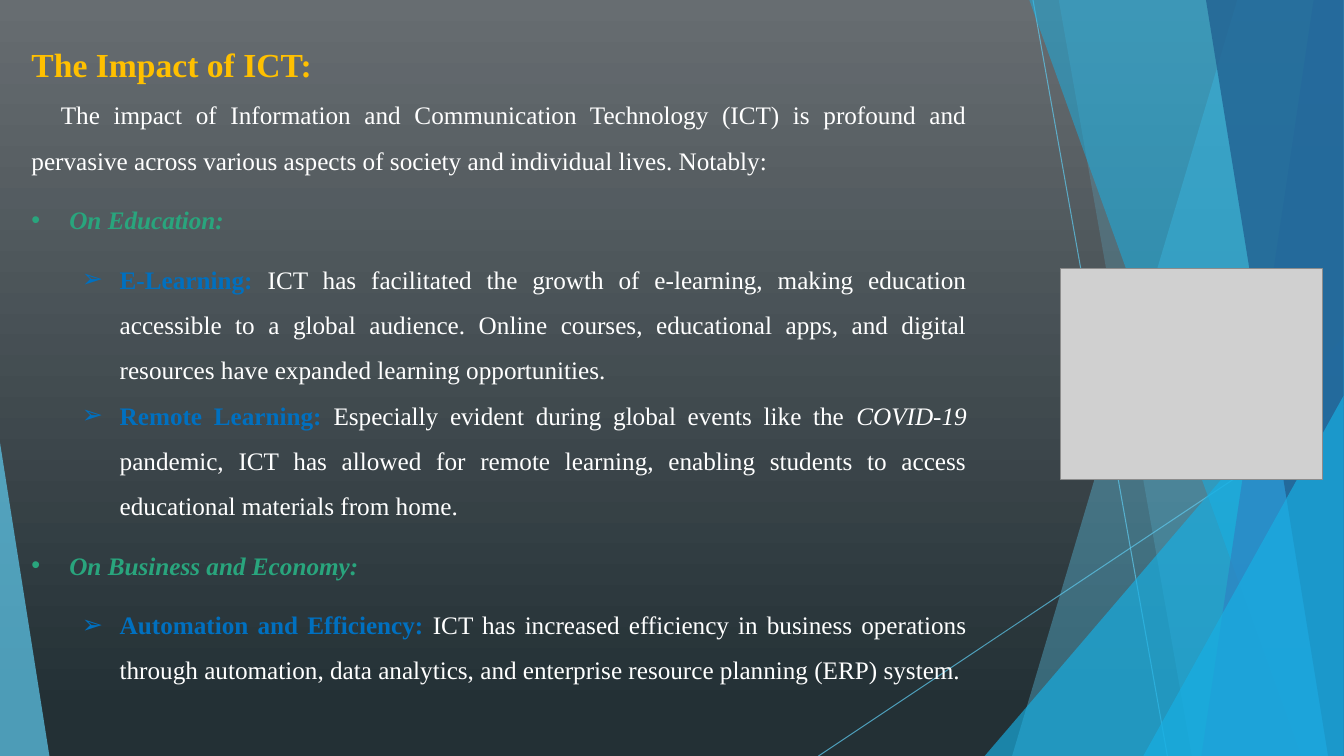
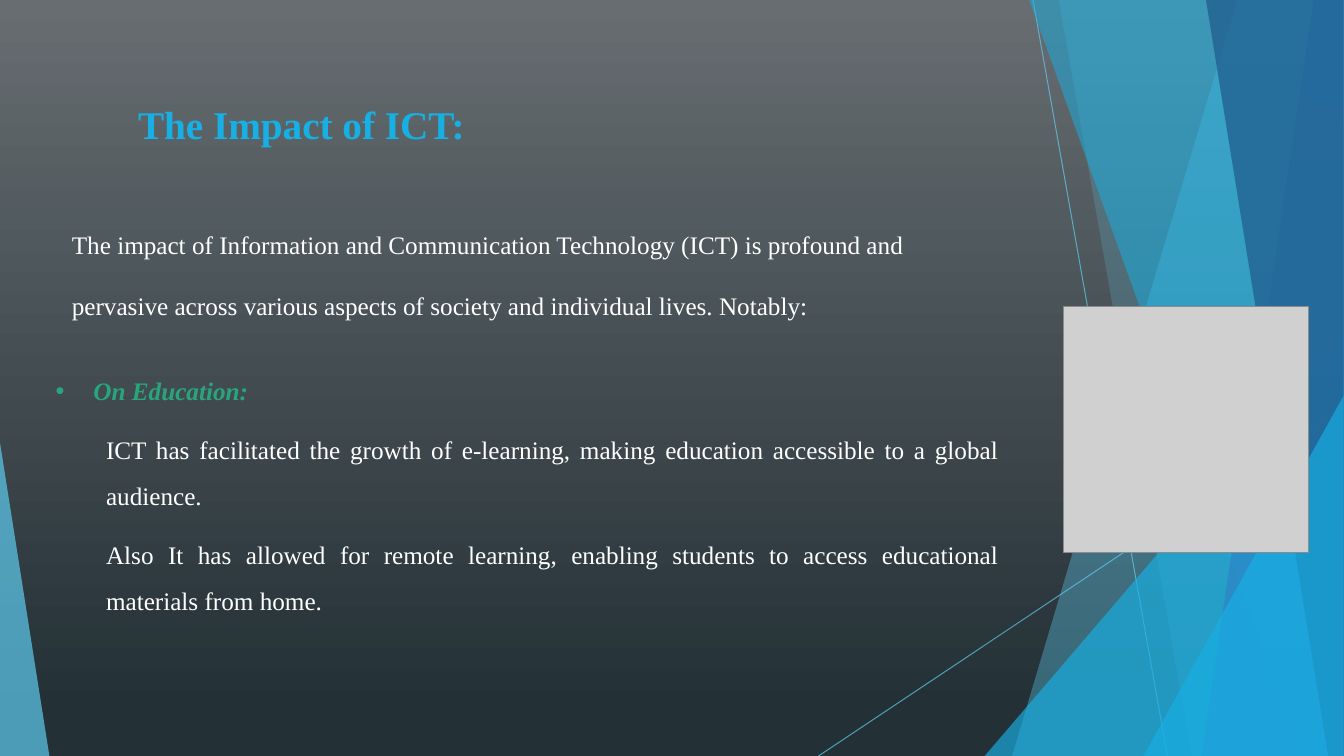
Before and after one commit to kamiri-lilia/projet-final, a slide deck: slide 8 of TIC_PP.pptx. Drawn at 1344x756 pixels with LibreOffice and Linux fonts; fonts in the diff are those of the drawing; grey boxes stand for pictures. Boxes give left, top, right and bottom in pixels: in the first picture for what was removed or moved away, otherwise in the second. Text is boxed around its words. In the diff, an @@ line names an element or a change of style, - is before the commit and + after.

```diff
--- a/TIC_PP.pptx
+++ b/TIC_PP.pptx
@@ text at [31,53,965,176]: paragraphs removed @@
-The Impact of ICT:
-The impact of Information and Communication Technology (ICT) is profound and pervasive across various aspects of society and individual lives. Notably:
@@ text added at [138,111,465,147], 28 pt, text #17B0E4, bold @@
+The Impact of ICT:
@@ text added at [72,236,902,321], 18 pt, text #FFFFFF @@
+The impact of Information and Communication Technology (ICT) is profound and pervasive across various aspects of society and individual lives. Notably:
@@ picture: place and size @@
-picture at [1062,269,1323,480]
+picture at [1064,307,1310,553]
@@ text "On Education:": place and size @@
-text "On Education:" at [31,53,966,686]
+text "On Education:" at [93,382,998,611]
@@ text at [93,382,248,400]: line spacing 1.5 to 2 @@
@@ text at [106,441,998,611]: text changed @@
-  ➢ E-Learning: ICT has facilitated the growth of e-learning, making education accessible to a global audience. Online courses, educational apps, and digital resources have expanded learning opportunities.
-  ➢ Remote Learning: Especially evident during global events like the COVID-19 pandemic, ICT has allowed for remote learning, enabling students to access educational materials from home.
-• On Business and Economy:
-  ➢ Automation and Efficiency: ICT has increased efficiency in business operations through automation, data analytics, and enterprise resource planning (ERP) system.
+  ICT has facilitated the growth of e-learning, making education accessible to a global audience.
+  Also It has allowed for remote learning, enabling students to access educational materials from home.
```
Also in this commit, not shown: 15 other slides changed, 2 slides added, 4 slides removed.
